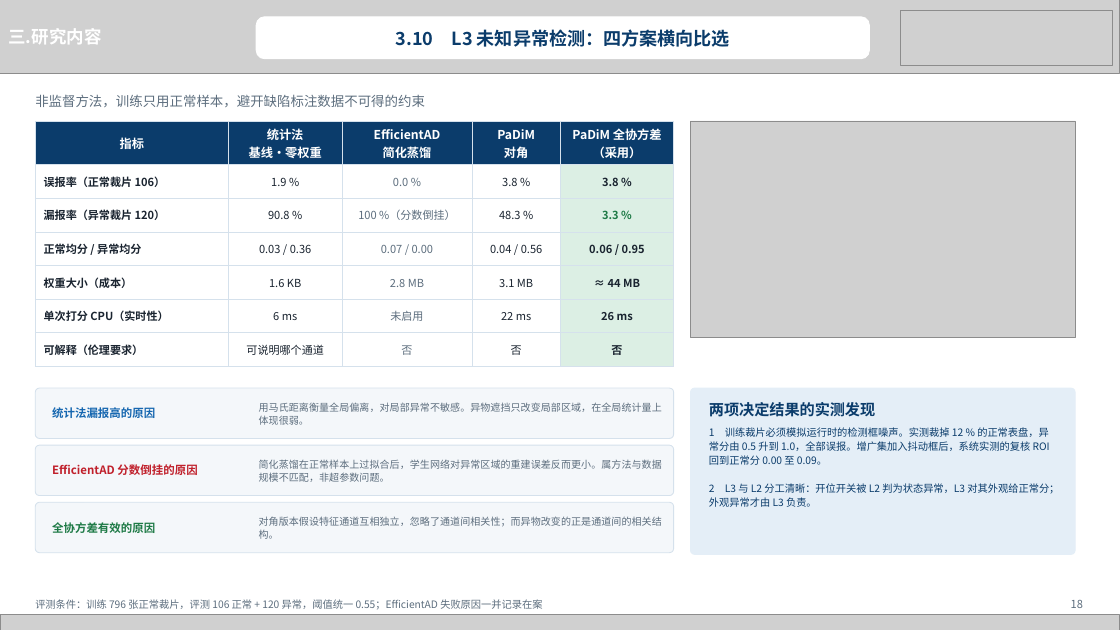
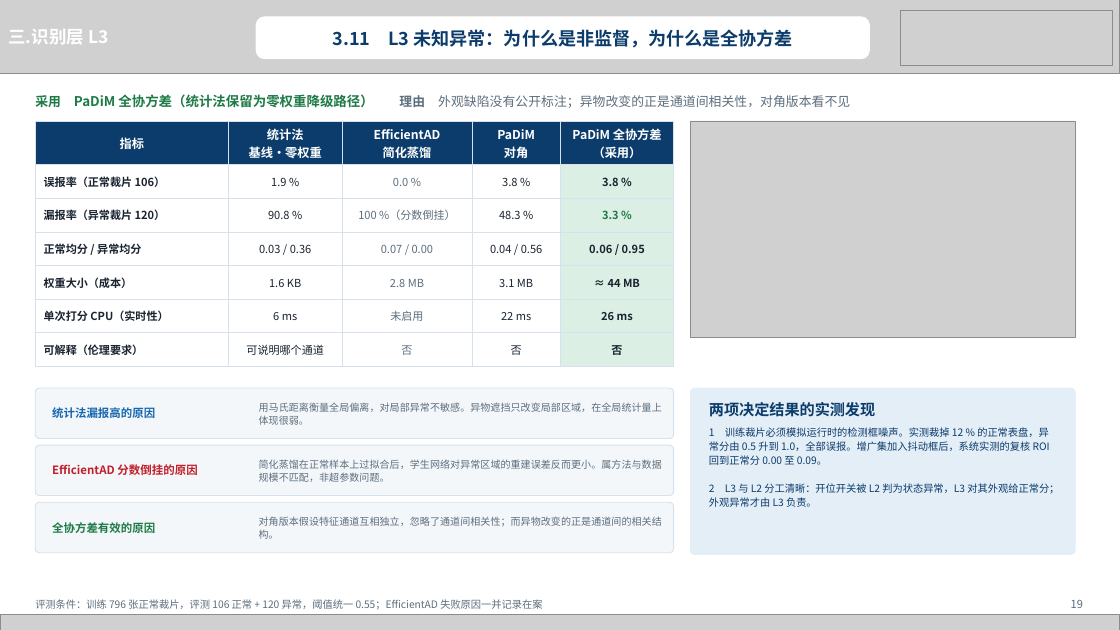
Before and after one commit to heizitalk666/2026summer, a slide deck: slide 19 of deliverables/中期答辩.pptx (slide 18 before the commit). Drawn at 1120x630 pixels with LibreOffice and Linux fonts; fonts in the diff are those of the drawing; grey boxes stand for pictures. Boxes give left, top, right and bottom in pixels: in the first picture for what was removed or moved away, otherwise in the second. Text is boxed around its words. In the diff, an @@ line names an element or a change of style, - is before the commit and + after.

```diff
--- a/deliverables/中期答辩.pptx
+++ b/deliverables/中期答辩.pptx
@@ text at (8, 29, 108, 44): text changed @@
-三.研究内容
+三.识别层 L3
@@ text at (333, 29, 793, 48): text changed @@
-3.10 L3 未知异常检测：四方案横向比选
+3.11 L3 未知异常：为什么是非监督，为什么是全协方差
@@ text at (35, 94, 850, 108): text changed; size 11.5 to 11 pt @@
-非监督方法，训练只用正常样本，避开缺陷标注数据不可得的约束
+采用 PaDiM 全协方差（统计法保留为零权重降级路径） 理由 外观缺陷没有公开标注；异物改变的正是通道间相关性，对角版本看不见
```
Also in this commit, not shown: 17 other slides changed, 1 slide added, 4 other files.
